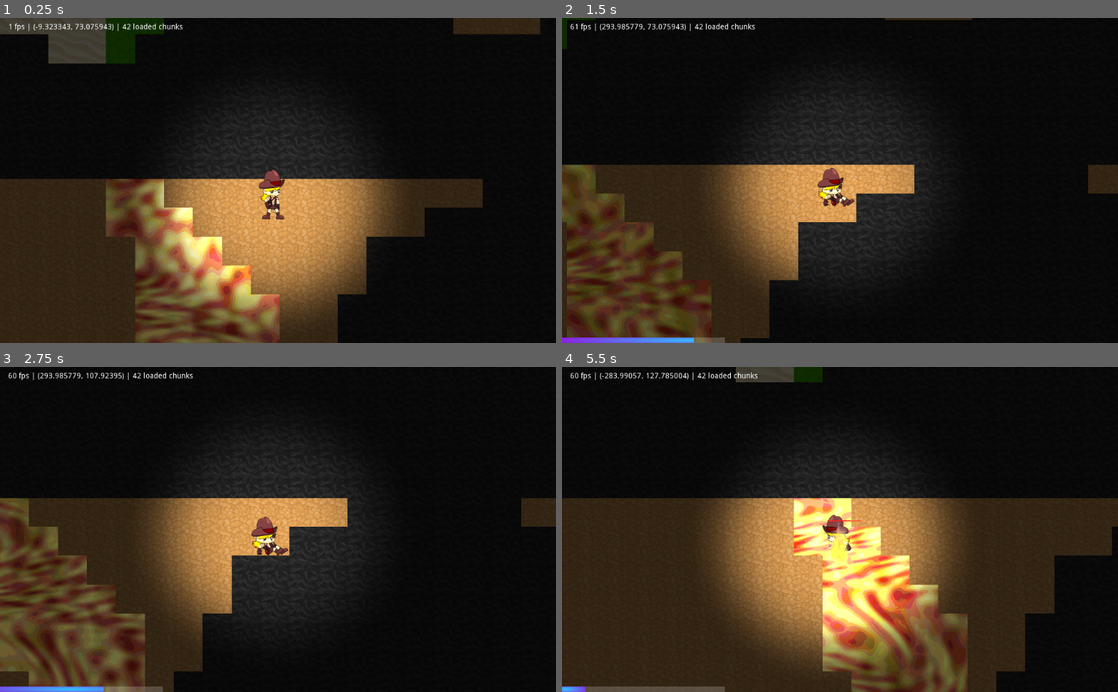
Above: before the commit, frames 1-4 (two rows, left to right).
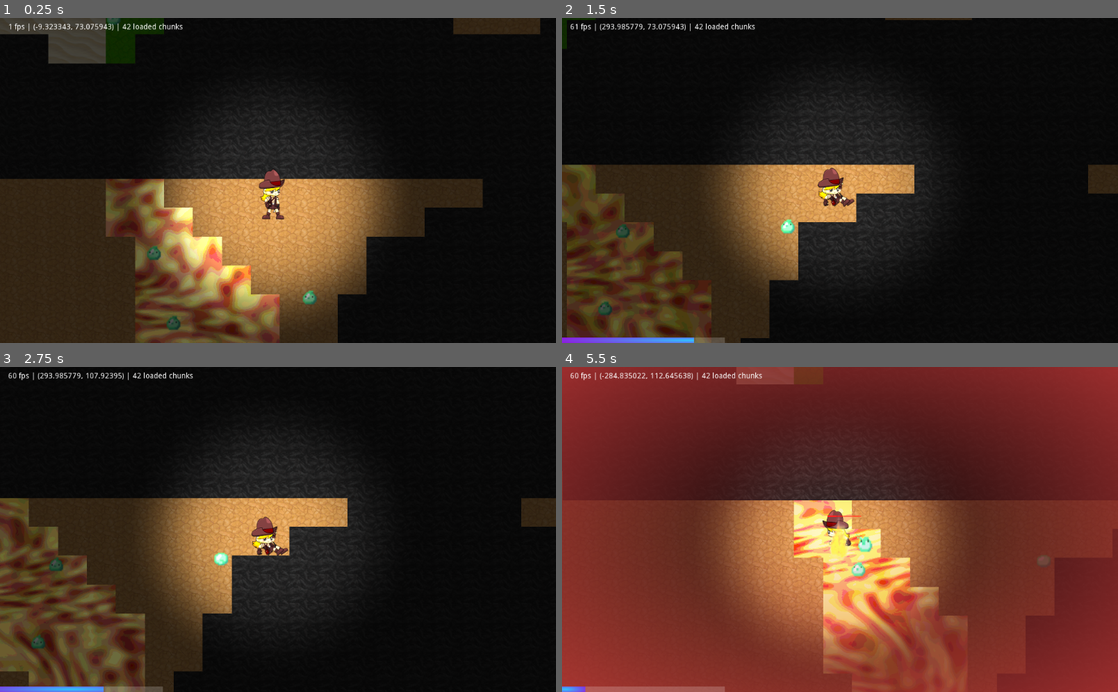
Above: after the commit, the same moments.

Repository: anhcraft/Dungeon
Game: Godot game, scene res://Main.tscn
Two runs of this game, one before a commit and one after it. Both use one fixed random seed, a clock stepped at 60 frames per second and the inputs below.
Inputs:
- Up to frame 1 (0.25 s): no input
- Up to frame 2 (1.5 s): hold Right (ui_right) 0.53-1.28 s; hold Shift (player_slide) 0.53-1.28 s; tap Space (ui_select) at 0.77 s; hold Down (ui_down) from 1.28 s (still down); tap Shift (player_slide) at 1.35 s
- Up to frame 3 (2.75 s): tap Space (ui_select) at 1.52 s; release Down (ui_down) at 2.03 s; hold Right (ui_right) from 2.03 s (still down); hold Shift (player_slide) from 2.03 s (still down)
- Up to frame 4 (5.5 s): release Right (ui_right) at 2.78 s; release Shift (player_slide) at 2.78 s; hold Up (ui_up) 2.78-3.53 s; tap Shift (player_slide) at 2.85, 4.35 s; tap Space (ui_select) at 3.02, 3.77, 4.52 s; hold Shift (player_slide) 3.53-4.28 s; hold Left (ui_left) 3.53-5.03 s; hold Down (ui_down) from 5.03 s (still down); hold Shift (player_slide) from 5.03 s (still down)

The runs differ from the first frame. In frame 1, 0.3% of the frame differs, in the area x 19-57%, y 0-96%; in frame 2, 0.3%; in frame 3, 0.2%; in frame 4, 90%, in the area x 0-100%, y 0-100%.

Commit message:
Added slime

Diff:
--- a/entity/PlayerController.gd
+++ b/entity/PlayerController.gd
@@ -30,36 +30,13 @@
 var direction = Vector2.RIGHT;
 
 func _ready():
-	var healthBarColor = Color.red
-	$HealthBar.set_overlay_color(healthBarColor.lightened(0.1))
-	healthBarColor.a = 0.4
-	$HealthBar.set_background_color(healthBarColor)
-
 	$AnimatedSprite.playing = true
 	_set_shape(default_shape)
-
-func _relocate_health_bar():
-	var arr = $CollisionShape2D.polygon
-	var top = arr[0].y
-	var left = arr[0].x
-	var right = arr[0].x
-	for v in arr:
-		top = min(v.y, top)
-		left = min(v.x, left)
-		right = max(v.x, right)
-
-	var k = 1.0
-	if $CollisionShape2D.scale.x < 0:
-		k = 0.5
-	$HealthBar.rect_position = Vector2(
-		(left + right - $HealthBar.rect_size.x * k) * 0.5,
-		top - $HealthBar.rect_size.y * 2.0
-	)
 
 func _set_shape(arr: PoolVector2Array):
 	$CollisionShape2D.polygon = arr
 	$LightOccluder2D.occluder.polygon = arr
-	_relocate_health_bar()
+	$HealthBar.relocate_above_shape($CollisionShape2D.polygon, $CollisionShape2D.scale)
 
 func _flip_shape():
 	if direction.x > 0:
@@ -67,7 +44,7 @@
 	else:
 		$CollisionShape2D.scale.x = -1
 	$LightOccluder2D.scale = $CollisionShape2D.scale
-	_relocate_health_bar()
+	$HealthBar.relocate_above_shape($CollisionShape2D.polygon, $CollisionShape2D.scale)
 
 func _process(delta):
 	var b = $"/root/Player".spot_block
--- a/entity/PlayerController.tscn
+++ b/entity/PlayerController.tscn
@@ -66,14 +66,14 @@
 "name": "default",
 "speed": 5.0
 }, {
+"frames": [ ExtResource( 28 ), ExtResource( 26 ), ExtResource( 25 ), ExtResource( 29 ), ExtResource( 21 ), ExtResource( 30 ), ExtResource( 22 ), ExtResource( 23 ), ExtResource( 27 ), ExtResource( 24 ) ],
+"loop": true,
+"name": "jump",
+"speed": 5.0
+}, {
 "frames": [ ExtResource( 15 ), ExtResource( 16 ), ExtResource( 17 ), ExtResource( 14 ), ExtResource( 1 ), ExtResource( 18 ), ExtResource( 19 ), ExtResource( 20 ) ],
 "loop": true,
 "name": "walking",
-"speed": 5.0
-}, {
-"frames": [ ExtResource( 28 ), ExtResource( 26 ), ExtResource( 25 ), ExtResource( 29 ), ExtResource( 21 ), ExtResource( 30 ), ExtResource( 22 ), ExtResource( 23 ), ExtResource( 27 ), ExtResource( 24 ) ],
-"loop": true,
-"name": "jump",
 "speed": 5.0
 } ]
 
--- /dev/null
+++ b/entity/Slime.gd
@@ -0,0 +1,72 @@
+extends KinematicBody2D
+
+var squared_distance_follow = pow(300, 2)
+var squared_distance_attack = pow(70, 2)
+var speed = 3
+var size = 5
+
+var sleep_start_time = 0
+var attack_start_time = 0
+var awake = true
+
+var max_health = 100.0
+var _health = 100.0
+
+func set_health(v: float):
+	_health = min(v, max_health)
+
+func drain_health(d: float):
+	var remain = _health - d
+	if remain >= 0:
+		_health = remain
+	return remain >= 0
+
+func revive_health(d: float):
+	var comming = _health + d
+	if comming <= max_health:
+		_health = comming
+	return comming <= max_health
+
+func get_health():
+	return _health
+
+func get_health_ratio():
+	return _health/max_health
+
+func on_attack():
+	var s_dist = position.distance_squared_to($"/root/Player".position)
+	if !awake && s_dist < squared_distance_attack:
+		awake = true
+
+func _ready():
+	$AnimatedSprite.play()
+
+func _process(delta):
+	$HealthBar.set_target_ratio(get_health_ratio())
+
+	var s_dist = position.distance_squared_to($"/root/Player".position)
+	if awake && s_dist < squared_distance_follow:
+		var dir = position.direction_to($"/root/Player".position)
+		move_and_collide(dir * speed)
+
+	var now = OS.get_ticks_msec()
+	if awake && s_dist < squared_distance_attack:
+		attack_start_time = now
+		$AnimatedSprite.play("attack")
+		$"/root/Player".drain_health(0.5)
+
+func _on_AnimatedSprite_animation_finished():
+	var now = OS.get_ticks_msec()
+	if $AnimatedSprite.animation == "attack" && now - attack_start_time > 3000:
+		$AnimatedSprite.play("default")
+	elif ($AnimatedSprite.animation == "default" || $AnimatedSprite.animation == "jump"):
+		var v = randf()
+		if v < 0.2:
+			awake = false
+			$AnimatedSprite.play("sleep")
+			sleep_start_time = now
+		elif v < 0.4:
+			$AnimatedSprite.play("jump")
+	elif $AnimatedSprite.animation == "sleep" && now - sleep_start_time > 30000:
+		$AnimatedSprite.play("default")
+		awake = true
--- /dev/null
+++ b/entity/Slime.tscn
@@ -0,0 +1,289 @@
+[gd_scene load_steps=51 format=2]
+
+[ext_resource path="res://assets/entity/slime.png" type="Texture" id=1]
+[ext_resource path="res://entity/Slime.gd" type="Script" id=2]
+[ext_resource path="res://gui/ProgressionBar.tscn" type="PackedScene" id=36]
+
+[sub_resource type="Shader" id=29]
+code = "shader_type canvas_item;
+
+uniform bool in_liquid;
+
+void fragment(){
+	COLOR = texture(TEXTURE, UV);
+	if(in_liquid && UV.y > 0.8) {
+		COLOR = vec4(1.0, 1.0, 1.0, 0.0);
+	}
+}"
+
+[sub_resource type="ShaderMaterial" id=4]
+shader = SubResource( 29 )
+shader_param/in_liquid = null
+
+[sub_resource type="AtlasTexture" id=41]
+flags = 4
+atlas = ExtResource( 1 )
+region = Rect2( 0, 0, 32, 33 )
+
+[sub_resource type="AtlasTexture" id=42]
+flags = 4
+atlas = ExtResource( 1 )
+region = Rect2( 32, 0, 32, 33 )
+
+[sub_resource type="AtlasTexture" id=43]
+flags = 4
+atlas = ExtResource( 1 )
+region = Rect2( 64, 0, 32, 33 )
+
+[sub_resource type="AtlasTexture" id=44]
+flags = 4
+atlas = ExtResource( 1 )
+region = Rect2( 96, 0, 32, 33 )
+
+[sub_resource type="AtlasTexture" id=45]
+flags = 4
+atlas = ExtResource( 1 )
+region = Rect2( 128, 0, 32, 33 )
+
+[sub_resource type="AtlasTexture" id=46]
+flags = 4
+atlas = ExtResource( 1 )
+region = Rect2( 160, 0, 32, 33 )
+
+[sub_resource type="AtlasTexture" id=47]
+flags = 4
+atlas = ExtResource( 1 )
+region = Rect2( 192, 0, 32, 33 )
+
+[sub_resource type="AtlasTexture" id=48]
+flags = 4
+atlas = ExtResource( 1 )
+region = Rect2( 224, 0, 32, 33 )
+
+[sub_resource type="AtlasTexture" id=49]
+flags = 4
+atlas = ExtResource( 1 )
+region = Rect2( 256, 0, 32, 33 )
+
+[sub_resource type="AtlasTexture" id=50]
+flags = 4
+atlas = ExtResource( 1 )
+region = Rect2( 288, 0, 32, 33 )
+
+[sub_resource type="AtlasTexture" id=51]
+flags = 4
+atlas = ExtResource( 1 )
+region = Rect2( 0, 132, 32, 33 )
+
+[sub_resource type="AtlasTexture" id=52]
+flags = 4
+atlas = ExtResource( 1 )
+region = Rect2( 32, 132, 32, 33 )
+
+[sub_resource type="AtlasTexture" id=53]
+flags = 4
+atlas = ExtResource( 1 )
+region = Rect2( 64, 132, 32, 33 )
+
+[sub_resource type="AtlasTexture" id=54]
+flags = 4
+atlas = ExtResource( 1 )
+region = Rect2( 96, 132, 32, 33 )
+
+[sub_resource type="AtlasTexture" id=55]
+flags = 4
+atlas = ExtResource( 1 )
+region = Rect2( 128, 132, 32, 33 )
+
+[sub_resource type="AtlasTexture" id=56]
+flags = 4
+atlas = ExtResource( 1 )
+region = Rect2( 160, 132, 32, 33 )
+
+[sub_resource type="AtlasTexture" id=57]
+flags = 4
+atlas = ExtResource( 1 )
+region = Rect2( 192, 132, 32, 33 )
+
+[sub_resource type="AtlasTexture" id=58]
+flags = 4
+atlas = ExtResource( 1 )
+region = Rect2( 224, 132, 32, 33 )
+
+[sub_resource type="AtlasTexture" id=59]
+flags = 4
+atlas = ExtResource( 1 )
+region = Rect2( 256, 132, 32, 33 )
+
+[sub_resource type="AtlasTexture" id=60]
+flags = 4
+atlas = ExtResource( 1 )
+region = Rect2( 288, 132, 32, 33 )
+
+[sub_resource type="AtlasTexture" id=61]
+flags = 4
+atlas = ExtResource( 1 )
+region = Rect2( 128, 33, 32, 33 )
+
+[sub_resource type="AtlasTexture" id=62]
+flags = 4
+atlas = ExtResource( 1 )
+region = Rect2( 160, 33, 32, 33 )
+
+[sub_resource type="AtlasTexture" id=63]
+flags = 4
+atlas = ExtResource( 1 )
+region = Rect2( 192, 33, 32, 33 )
+
+[sub_resource type="AtlasTexture" id=64]
+flags = 4
+atlas = ExtResource( 1 )
+region = Rect2( 0, 99, 32, 33 )
+
+[sub_resource type="AtlasTexture" id=65]
+flags = 4
+atlas = ExtResource( 1 )
+region = Rect2( 32, 99, 32, 33 )
+
+[sub_resource type="AtlasTexture" id=66]
+flags = 4
+atlas = ExtResource( 1 )
+region = Rect2( 64, 99, 32, 33 )
+
+[sub_resource type="AtlasTexture" id=67]
+flags = 4
+atlas = ExtResource( 1 )
+region = Rect2( 96, 99, 32, 33 )
+
+[sub_resource type="AtlasTexture" id=68]
+flags = 4
+atlas = ExtResource( 1 )
+region = Rect2( 128, 99, 32, 33 )
+
+[sub_resource type="AtlasTexture" id=69]
+flags = 4
+atlas = ExtResource( 1 )
+region = Rect2( 160, 99, 32, 33 )
+
+[sub_resource type="AtlasTexture" id=70]
+flags = 4
+atlas = ExtResource( 1 )
+region = Rect2( 192, 99, 32, 33 )
+
+[sub_resource type="AtlasTexture" id=71]
+flags = 4
+atlas = ExtResource( 1 )
+region = Rect2( 224, 99, 32, 33 )
+
+[sub_resource type="AtlasTexture" id=72]
+flags = 4
+atlas = ExtResource( 1 )
+region = Rect2( 256, 99, 32, 33 )
+
+[sub_resource type="AtlasTexture" id=73]
+flags = 4
+atlas = ExtResource( 1 )
+region = Rect2( 288, 99, 32, 33 )
+
+[sub_resource type="AtlasTexture" id=74]
+flags = 4
+atlas = ExtResource( 1 )
+region = Rect2( 0, 66, 32, 33 )
+
+[sub_resource type="AtlasTexture" id=75]
+flags = 4
+atlas = ExtResource( 1 )
+region = Rect2( 32, 66, 32, 33 )
+
+[sub_resource type="AtlasTexture" id=76]
+flags = 4
+atlas = ExtResource( 1 )
+region = Rect2( 64, 66, 32, 33 )
+
+[sub_resource type="AtlasTexture" id=77]
+flags = 4
+atlas = ExtResource( 1 )
+region = Rect2( 96, 66, 32, 33 )
+
+[sub_resource type="AtlasTexture" id=78]
+flags = 4
+atlas = ExtResource( 1 )
+region = Rect2( 128, 66, 32, 33 )
+
+[sub_resource type="AtlasTexture" id=79]
+flags = 4
+atlas = ExtResource( 1 )
+region = Rect2( 160, 66, 32, 33 )
+
+[sub_resource type="AtlasTexture" id=80]
+flags = 4
+atlas = ExtResource( 1 )
+region = Rect2( 192, 66, 32, 33 )
+
+[sub_resource type="AtlasTexture" id=81]
+flags = 4
+atlas = ExtResource( 1 )
+region = Rect2( 224, 66, 32, 33 )
+
+[sub_resource type="AtlasTexture" id=82]
+flags = 4
+atlas = ExtResource( 1 )
+region = Rect2( 256, 66, 32, 33 )
+
+[sub_resource type="AtlasTexture" id=83]
+flags = 4
+atlas = ExtResource( 1 )
+region = Rect2( 288, 66, 32, 33 )
+
+[sub_resource type="SpriteFrames" id=40]
+animations = [ {
+"frames": [ SubResource( 41 ), SubResource( 42 ), SubResource( 43 ), SubResource( 44 ), SubResource( 45 ), SubResource( 46 ), SubResource( 47 ), SubResource( 48 ), SubResource( 49 ), SubResource( 50 ) ],
+"loop": true,
+"name": "default",
+"speed": 5.0
+}, {
+"frames": [ SubResource( 51 ), SubResource( 52 ), SubResource( 53 ), SubResource( 54 ), SubResource( 55 ), SubResource( 56 ), SubResource( 57 ), SubResource( 58 ), SubResource( 59 ), SubResource( 60 ) ],
+"loop": true,
+"name": "death",
+"speed": 5.0
+}, {
+"frames": [ SubResource( 61 ), SubResource( 62 ), SubResource( 63 ) ],
+"loop": true,
+"name": "sleep",
+"speed": 5.0
+}, {
+"frames": [ SubResource( 64 ), SubResource( 65 ), SubResource( 66 ), SubResource( 67 ), SubResource( 68 ), SubResource( 69 ), SubResource( 70 ), SubResource( 71 ), SubResource( 72 ), SubResource( 73 ) ],
+"loop": true,
+"name": "attack",
+"speed": 5.0
+}, {
+"frames": [ SubResource( 74 ), SubResource( 75 ), SubResource( 76 ), SubResource( 77 ), SubResource( 78 ), SubResource( 79 ), SubResource( 80 ), SubResource( 81 ), SubResource( 82 ), SubResource( 83 ) ],
+"loop": true,
+"name": "jump",
+"speed": 5.0
+} ]
+
+[sub_resource type="OccluderPolygon2D" id=2]
+cull_mode = 2
+polygon = PoolVector2Array( -5.33333, -0.666667, 4.66667, -0.666667, 4.66667, 10, -5.33333, 10 )
+
+[node name="Slime" type="KinematicBody2D"]
+scale = Vector2( 5, 5 )
+input_pickable = true
+script = ExtResource( 2 )
+
+[node name="AnimatedSprite" type="AnimatedSprite" parent="."]
+material = SubResource( 4 )
+scale = Vector2( 0.5, 0.6 )
+frames = SubResource( 40 )
+
+[node name="CollisionShape2D" type="CollisionPolygon2D" parent="."]
+polygon = PoolVector2Array( -5.33333, -0.666667, 4.66667, -0.666667, 4.66667, 10, -5.33333, 10 )
+
+[node name="LightOccluder2D" type="LightOccluder2D" parent="."]
+occluder = SubResource( 2 )
+
+[node name="HealthBar" parent="." instance=ExtResource( 36 )]
+
+[connection signal="input_event" from="." to="." method="_on_Slime_input_event"]
+[connection signal="animation_finished" from="AnimatedSprite" to="." method="_on_AnimatedSprite_animation_finished"]
--- a/gui/ProgressionBar.gd
+++ b/gui/ProgressionBar.gd
@@ -2,6 +2,12 @@
 
 var _target_ratio = 1.0;
 var _current_ratio = 1.0;
+
+func _ready():
+	var color = Color.red
+	set_overlay_color(color.lightened(0.1))
+	color.a = 0.4
+	set_background_color(color)
 
 func _process(delta):
 	if abs(_target_ratio - _current_ratio) > 0.01:
@@ -20,3 +26,20 @@
 
 func set_background_color(color: Color):
 	material.set_shader_param("background_color", color)
+
+func relocate_above_shape(polygon: PoolVector2Array, scale: Vector2):
+	var top = polygon[0].y
+	var left = polygon[0].x
+	var right = polygon[0].x
+	for v in polygon:
+		top = min(v.y, top)
+		left = min(v.x, left)
+		right = max(v.x, right)
+
+	var k = 1.0
+	if scale.x < 0:
+		k = 0.5
+	rect_position = Vector2(
+		(left + right - rect_size.x * k) * 0.5,
+		top - rect_size.y * 2.0
+	)
--- a/map/World.gd
+++ b/map/World.gd
@@ -1,5 +1,6 @@
 extends TileMap
 
+const entity_slime = preload("res://../entity/Slime.tscn")
 const view_distance = 3
 
 var biome_noise = OpenSimplexNoise.new()
@@ -7,6 +8,7 @@
 var force_render = true
 var render_terminated = false
 var loaded_chunks = {}
+var loaded_entities = {}
 
 var biome_scale = 0.2;
 var area_scale = 0.3;
@@ -119,11 +121,26 @@
 	call_deferred("_update_data", chunk_x, chunk_y, data)
 
 func _update_data(chunk_x: int, chunk_y: int, data):
+	var pos = Vector2(chunk_x, chunk_y)
+	loaded_entities[pos] = 0
 	for i in 16:
 		for j in 16:
 			var x = (chunk_x << 4) + i
 			var y = (chunk_y << 4) + j
 			set_cell(x, y, data[i][j].material)
+
+	if loaded_entities[pos] < 3:
+		for k in 3:
+			var i = rand_range(0, 15)
+			var j = rand_range(0, 15)
+			var x = (chunk_x << 4) + i
+			var y = (chunk_y << 4) + j
+			if data[i][j].material == $"/root/Blocks".WALL:
+				continue
+			var ent = entity_slime.instance()
+			ent.position = Vector2(x, y) * 64
+			add_child(ent)
+			loaded_entities[pos] += 1
 	update_bitmask_region()
 
 ##################################################################
Binary file added: assets/entity/slime.png
Not shown, added: assets/entity/slime.png.import
